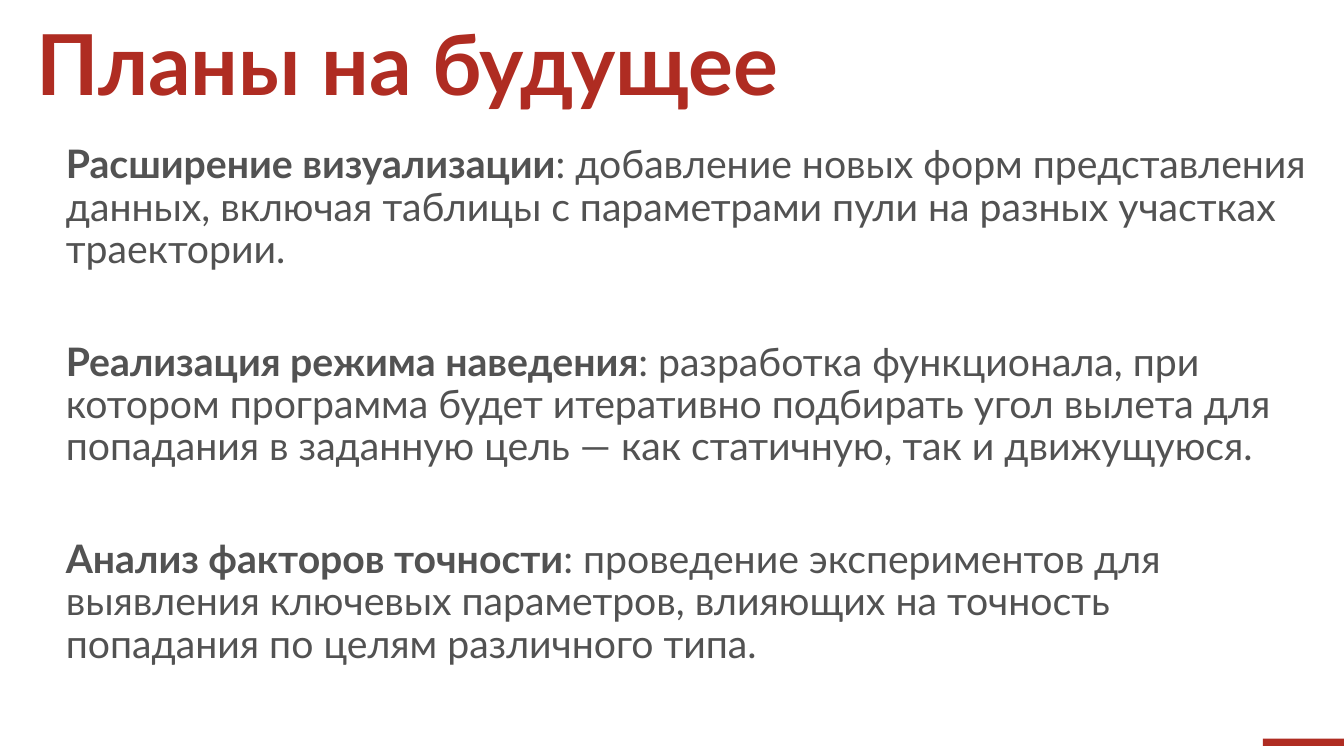
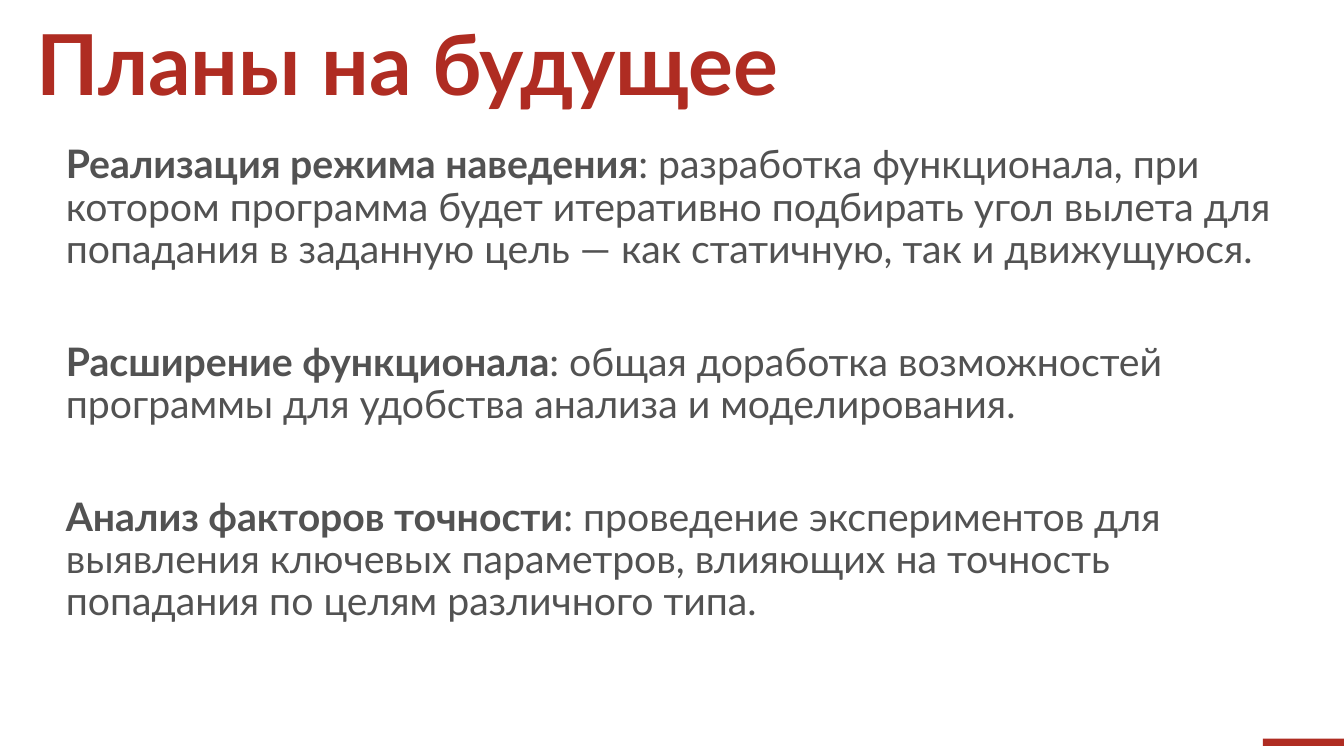
Before and after one commit to FasterXaos/Algorithms_and_data_structures, a slide deck: slide 7 of Ballistic_Calculator/Reporting/InterimWorkReport.pptx. Drawn at 1344x756 pixels with LibreOffice and Linux fonts; fonts in the diff are those of the drawing; background and template pictures are left out. Boxes give left, top, right and bottom in pixels: in the first picture for what was removed or moved away, otherwise in the second. Text is boxed around its words. In the diff, an @@ line names an element or a change of style, - is before the commit and + after.

```diff
--- a/Ballistic_Calculator/Reporting/InterimWorkReport.pptx
+++ b/Ballistic_Calculator/Reporting/InterimWorkReport.pptx
@@ text at [66,149,1306,270]: paragraph removed @@
-Расширение визуализации: добавление новых форм представления данных, включая таблицы с параметрами пули на разных участках траектории.
@@ text at [66,347,1162,425]: paragraph added @@
+Расширение функционала: общая доработка возможностей программы для удобства анализа и моделирования.
```
Also in this commit, not shown: 5 other slides changed, 6 other files.
